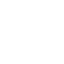
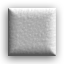
The second 64×64 image is a revision of the first. Changes to its layers:
added group "Group 1" with 6 layers over [left=2, top=6, right=61, bottom=62]
showed "0", moved it into group "Group 1", painted on it over [left=8, top=8, right=56, bottom=56]
